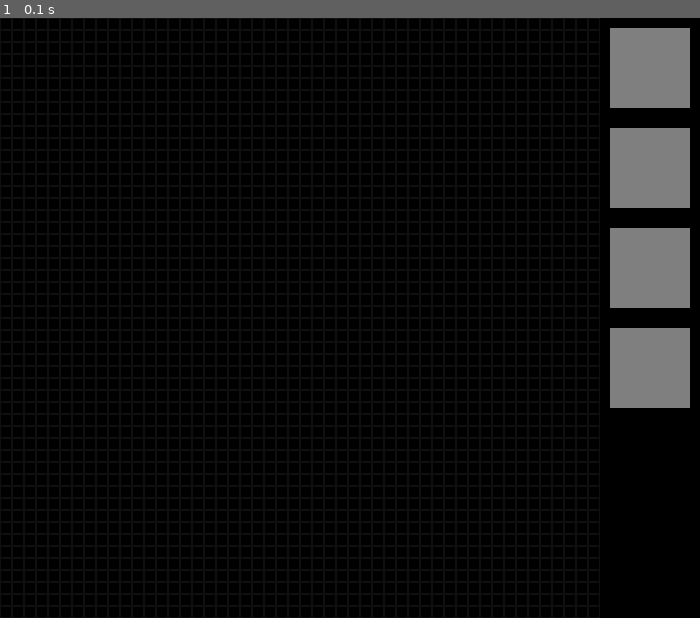
Above: before the commit, frame 1.
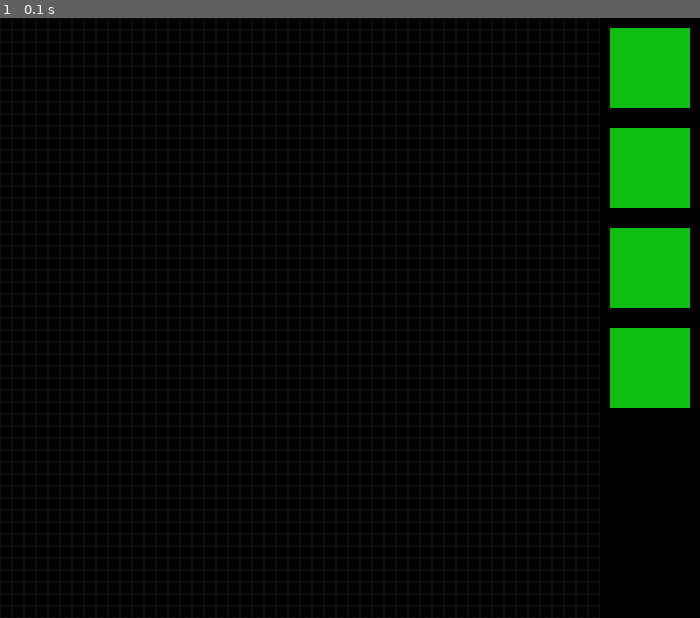
Above: after the commit, the same moment.

Repository: MatixTech404/pygame-of-life
Game: pygame game, started from src/main.py
The game is run twice, just before and just after one commit, with the same random seed, the same clock (stepped at 60 frames per second) and the same inputs.
Inputs:
- Up to frame 1 (0.1 s): no input

The runs differ from the first frame. In frame 1, 6.1% of the frame differs, in the area x 87-99%, y 1-65%.

Commit message:
move functionality of a button to a Button class and a ButtonGroup class (also add a new color)

Diff:
--- /dev/null
+++ b/src/button.py
@@ -0,0 +1,18 @@
+import pygame as pg
+import colors as c
+
+
+class Button:
+    def __init__(self, window, left_top, rect_size, action):
+        self.window = window
+        self.rect = pg.Rect(left_top, rect_size)
+        self.action = action
+
+    def draw(self):
+        pg.draw.rect(self.window, c.GREEN, self.rect)
+
+    def point_touches(self, point):
+        return self.rect.collidepoint(point)
+
+    def click(self):
+        self.action()
--- /dev/null
+++ b/src/button_group.py
@@ -0,0 +1,26 @@
+from button import Button
+
+
+class ButtonGroup:
+    def __init__(self, window, startpoint, position_change, button_size, actions):
+        self.button_list = []
+        for i, action in enumerate(actions):
+            left_top = (startpoint[0]+i*position_change[0], startpoint[1]+i*position_change[1])
+            self.button_list.append(Button(window, left_top, button_size, action))
+
+        self.n_of_buttons = len(self.button_list)
+
+    def point_touches(self, point):
+        for i, button in enumerate(self.button_list):
+            if button.point_touches(point):
+                return i
+        return -1
+
+    def click(self, button_number):
+        if button_number >= self.n_of_buttons:
+            raise IndexError('button_number is too high')
+        self.button_list[button_number].click()
+
+    def draw(self):
+        for i in self.button_list:
+            i.draw()
--- a/src/colors.py
+++ b/src/colors.py
@@ -2,3 +2,4 @@
 DARK_GREY = (15, 15, 15)
 GREY = (127, 127, 127)
 RED = (255, 0, 0)
+GREEN = (15, 191, 15)
--- a/src/main.py
+++ b/src/main.py
@@ -2,6 +2,7 @@
 import pygame.locals as pgc  # pygame constants
 
 from wgrid import WGrid
+from button_group import ButtonGroup
 import colors as c
 
 # our constants
@@ -13,8 +14,8 @@
 
 grid = WGrid(WINDOW, None, (0, 0), (600, 600), margin=1)
 
-buttons = [pg.Rect(610, 100*i+10, 80, 80) for i in range(4)]
 actions = [grid.evolve, grid.enable_auto_evolve, grid.set_grid, grid.set_random_grid]
+buttons = ButtonGroup(WINDOW, (610, 10), (0, 100), (80, 80), actions)
 
 clock = pg.time.Clock()
 run = True
@@ -27,8 +28,8 @@
                 pos = e.pos
                 if grid.rect.collidepoint(pos):
                     grid.toggle_cell(pos[0], pos[1])
-                elif (b := pg.Rect(pos, (1, 1)).collidelist(buttons))+1:
-                    actions[b]()  # I know it's not the most elegant solution, but it works ;-)
+                elif (b := buttons.point_touches(pos)) + 1:
+                    buttons.click(b)
             if e.button == pgc.BUTTON_RIGHT:
                 grid.evolve()
         if e.type == pgc.KEYDOWN:
@@ -42,8 +43,7 @@
     WINDOW.fill(c.BLACK)
 
     grid.draw()
-    for i in buttons:
-        pg.draw.rect(WINDOW, c.GREY, i)
+    buttons.draw()
 
     pg.display.set_caption(f'FPS: {clock.get_fps()}')
     pg.display.update()
--- a/src/wgrid.py
+++ b/src/wgrid.py
@@ -1,7 +1,7 @@
 import pygame as pg
 
 from grid import Grid
-from colors import *
+import colors as c
 
 
 class WGrid:
@@ -43,10 +43,10 @@
     def draw(self):
         self.auto_evolve()
 
-        pg.draw.rect(self.window, DARK_GREY, self.rect)
+        pg.draw.rect(self.window, c.DARK_GREY, self.rect)
         for ri, ci in zip(self.cells, self.grid.get_grid()):
             for rj, cj in zip(ri, ci):
-                pg.draw.rect(self.window, RED if cj else BLACK, rj)
+                pg.draw.rect(self.window, c.RED if cj else c.BLACK, rj)
 
     def evolve(self):
         if not self._auto_evolve:
